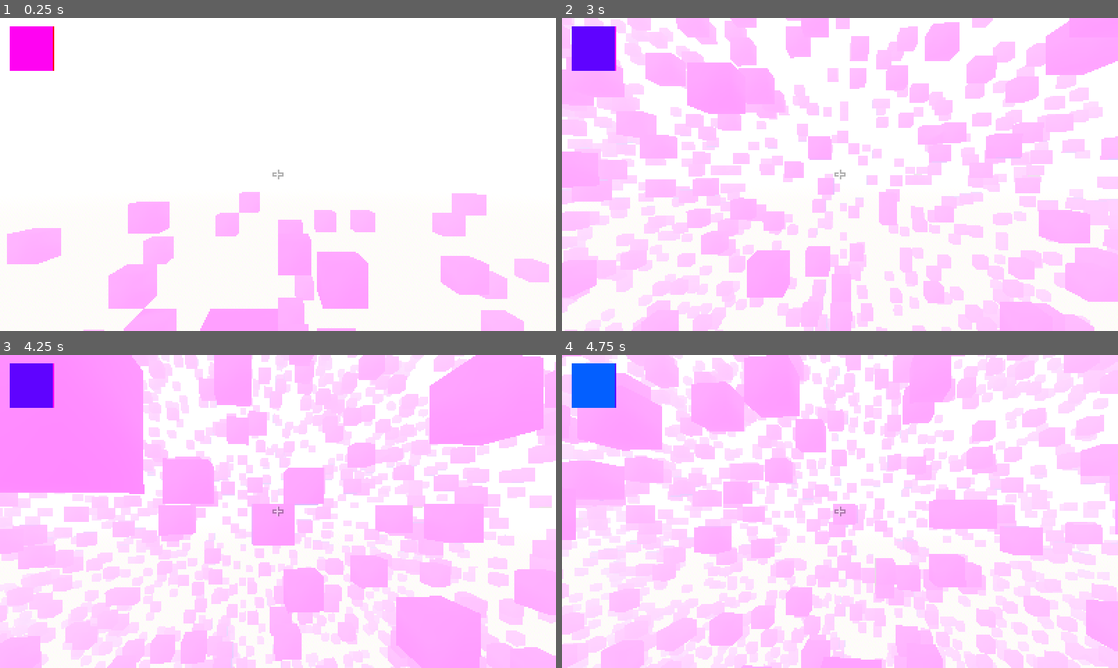
Above: before the commit, frames 1-4 (two rows, left to right).
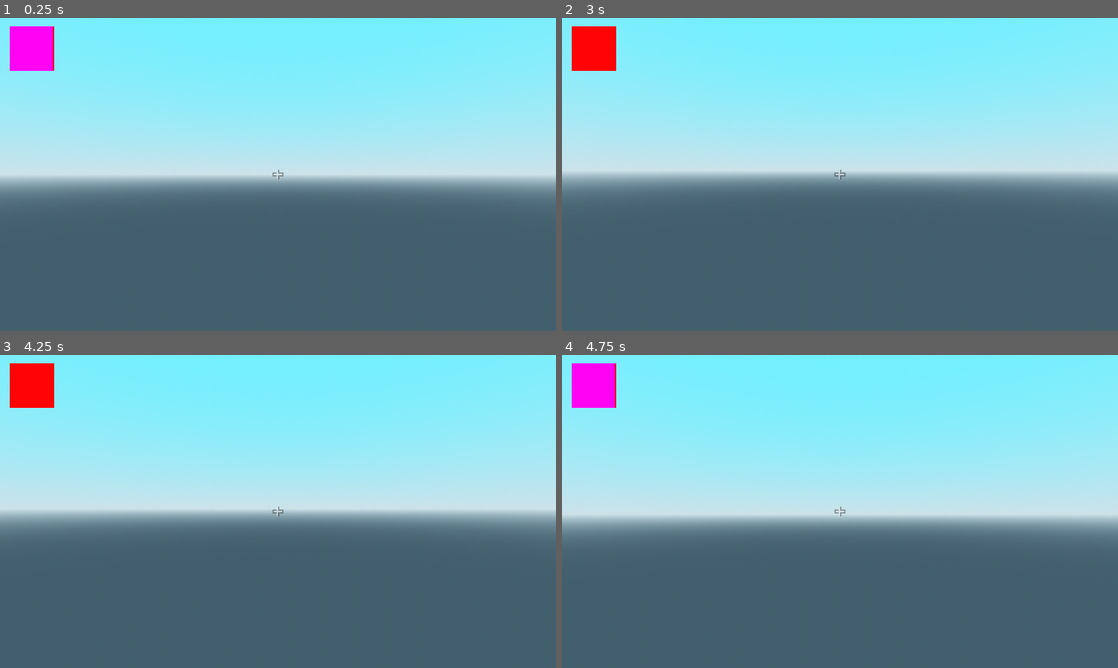
Above: after the commit, the same moments.

Repository: kurilluk/SkyHop-e-
Game: Godot game, scene res://sky/sky.tscn
Two runs of this game, one before a commit and one after it. Both use one fixed random seed, a clock stepped at 60 frames per second and the inputs below. Before the commit the project starts from res://world/world.tscn.
Inputs (mouse positions are in pixels of both pictures, inside the frame that each line leads up to):
- Up to frame 1 (0.25 s): no input
- Up to frame 2 (3 s): move the mouse to (867, 174) at 0.52 s; hold W (move_forward) from 0.53 s (still down); click (867, 174) at 0.6 s; tap Space (jump) at 0.77, 1.52 s; move the mouse to (812, 174) at 1.27 s; tap Shift (crouch) at 1.35 s; move the mouse to (851, 168) at 2.02 s; tap Mouse wheel down (next_block) at 2.1 s; move the mouse to (834, 180) at 2.77 s; tap Middle mouse button (pick_block) at 2.85 s
- Up to frame 3 (4.25 s): keep holding W (move_forward); tap Space (jump) at 3.02, 3.77 s; move the mouse to (316, 514) at 3.52 s; right-click (316, 514) at 3.6 s
- Up to frame 4 (4.75 s): keep holding W (move_forward); move the mouse to (795, 508) at 4.27 s; tap Mouse wheel up (prev_block) at 4.35 s; tap Space (jump) at 4.52 s

The runs differ from the first frame. In frame 1, 99% of the frame differs, in the area x 0-100%, y 0-100%; in frame 2, 100%; in frame 3, 100%; in frame 4, 100%.
Error after the commit: Attempt to call function 'get_block_global_position' in base 'null instance' on a null instance. (res://player/player.gd:41)

Commit message:
setup for text

Diff:
--- a/project.godot
+++ b/project.godot
@@ -12,7 +12,7 @@
 
 config/name="SkyHop"
 config/tags=PackedStringArray("3d", "demo", "official")
-run/main_scene="uid://3wtpjm677uyk"
+run/main_scene="uid://cways0xos4mdf"
 config/features=PackedStringArray("4.4")
 config/icon="res://icon.webp"
 
--- /dev/null
+++ b/sky/boxes.gd
@@ -0,0 +1 @@
+extends Node3D
--- a/sky/sky.tscn
+++ b/sky/sky.tscn
@@ -1,10 +1,11 @@
-[gd_scene load_steps=8 format=3 uid="uid://cways0xos4mdf"]
+[gd_scene load_steps=9 format=3 uid="uid://cways0xos4mdf"]
 
 [ext_resource type="PackedScene" uid="uid://8i6bu0hjfb3u" path="res://sky/box.tscn" id="1_h66ql"]
 [ext_resource type="PackedScene" uid="uid://1s4asqpay67m" path="res://player/player.tscn" id="2_0ah7g"]
 [ext_resource type="PackedScene" uid="uid://dk8arl1if3lyr" path="res://menu/ingame/pause_menu.tscn" id="2_kkw2q"]
+[ext_resource type="Script" uid="uid://kmavj6vpufr5" path="res://sky/boxes.gd" id="3_bc1vd"]
 
-[sub_resource type="WorldBoundaryShape3D" id="WorldBoundaryShape3D_0ah7g"]
+[sub_resource type="WorldBoundaryShape3D" id="WorldBoundaryShape3D_kkw2q"]
 
 [sub_resource type="ProceduralSkyMaterial" id="ProceduralSkyMaterial_kkw2q"]
 sky_top_color = Color(0.32549, 0.878431, 1, 1)
@@ -29,17 +30,23 @@
 [node name="Sky" type="Node3D"]
 
 [node name="Player" parent="." instance=ExtResource("2_0ah7g")]
-transform = Transform3D(1, 0, 0, 0, 1, 0, 0, 0, 1, 0, 9.62375, 0)
+transform = Transform3D(1, 0, 0, 0, 1, 0, 0, 0, 1, 0, 98.3428, 0)
 
 [node name="PauseMenu" parent="." instance=ExtResource("2_kkw2q")]
 
-[node name="Box" parent="." instance=ExtResource("1_h66ql")]
-transform = Transform3D(1, 0, 0, 0, 1, 0, 0, 0, 1, 0, 5.66548, 0)
+[node name="Ground" type="StaticBody3D" parent="."]
 
-[node name="Area3D" type="Area3D" parent="."]
-
-[node name="CollisionShape3D" type="CollisionShape3D" parent="Area3D"]
-shape = SubResource("WorldBoundaryShape3D_0ah7g")
+[node name="CollisionShape3D" type="CollisionShape3D" parent="Ground"]
+shape = SubResource("WorldBoundaryShape3D_kkw2q")
 
 [node name="WorldEnvironment" type="WorldEnvironment" parent="."]
 environment = SubResource("Environment_bc1vd")
+
+[node name="Boxes" type="Node3D" parent="."]
+script = ExtResource("3_bc1vd")
+
+[node name="Box" parent="Boxes" instance=ExtResource("1_h66ql")]
+transform = Transform3D(1, 0, 0, 0, 1, 0, 0, 0, 1, 0, 86.6136, 0)
+
+[node name="Box2" parent="Boxes" instance=ExtResource("1_h66ql")]
+transform = Transform3D(1, 0, 0, 0, 1, 0, 0, 0, 1, 0, 83.656, 1.69005)
Not shown, added: sky/boxes.gd.uid
